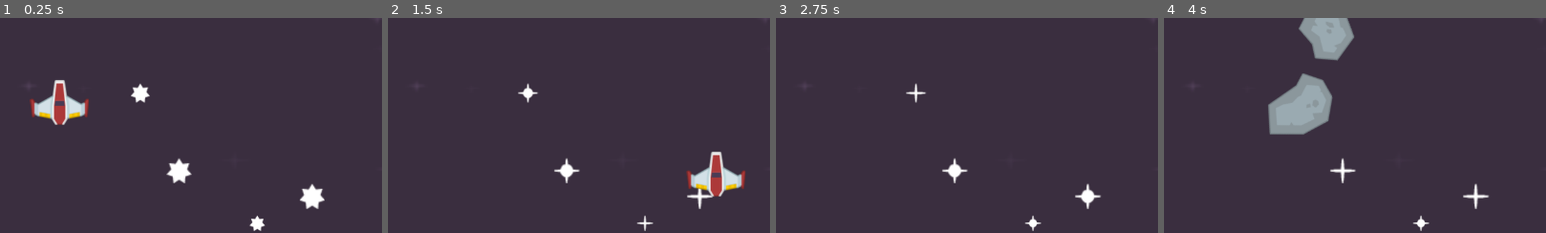
Above: before the commit, frames 1-4 (left to right).
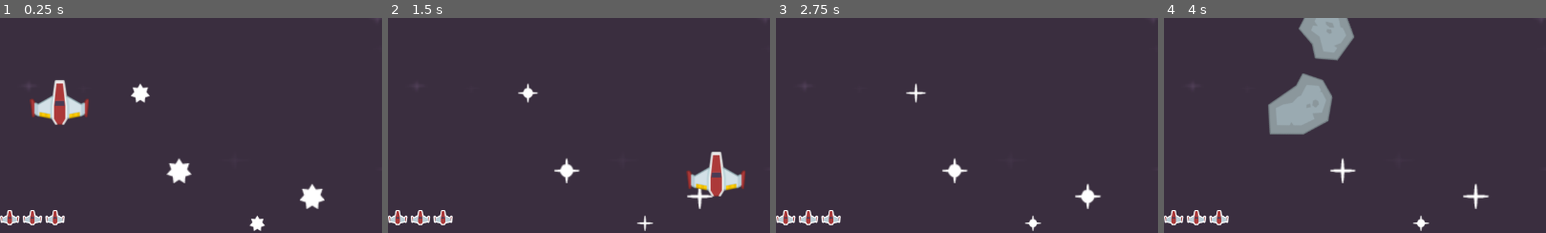
Above: after the commit, the same moments.

Repository: ericjohnadamos/space_shooter
Game: Godot game, scene res://Scene/level.tscn
Two runs of this game, one before a commit and one after it. Both use one fixed random seed, a clock stepped at 60 frames per second and the inputs below.
Inputs (mouse positions are % of the whole screen's width and height, from its top left):
- Up to frame 1 (0.25 s): no input
- Up to frame 2 (1.5 s): tap Enter at 0.5, 1.35 s; move the mouse to (72, 45) at 0.52 s; hold Right (right) 0.53-1.28 s; tap Space (shoot) at 0.6 s; click (72, 45) at 0.67 s; move the mouse to (30, 55) at 1.27 s; hold Down (down) from 1.28 s (still down)
- Up to frame 3 (2.75 s): move the mouse to (60, 28) at 2.02 s; release Down (down) at 2.03 s; hold Right (right) from 2.03 s (still down); tap F at 2.1 s
- Up to frame 4 (4 s): move the mouse to (45, 70) at 2.77 s; release Right (right) at 2.78 s; hold Up (up) 2.78-3.53 s; tap Space (shoot) at 2.85 s; click (45, 70) at 2.92 s; move the mouse to (80, 65) at 3.52 s; hold Left (left) from 3.53 s (still down); tap Enter at 3.6 s
The pictures show only the part of the screen within x 0-50%, y 50-100%; the shares and areas given below are measured in that part.

The runs differ from the first frame. In frame 1, 0.7% of the frame differs, in the area x 0-17%, y 89-97%; in frame 2, 0.7%; in frame 3, 0.7%; in frame 4, 0.7%.

Commit message:
Add player life layout

Diff:
--- a/Scene/level.tscn
+++ b/Scene/level.tscn
@@ -6,6 +6,7 @@
 [ext_resource type="Texture2D" uid="uid://dyvqxpdesp1or" path="res://PNG/Effects/star1.png" id="4_mucai"]
 [ext_resource type="Texture2D" uid="uid://dpt0f5rppey8h" path="res://PNG/Effects/star2.png" id="5_ingxe"]
 [ext_resource type="Texture2D" uid="uid://cov0ogtu3en3" path="res://PNG/Effects/star3.png" id="6_tv2dr"]
+[ext_resource type="Texture2D" uid="uid://c3wvxn5li6ls2" path="res://PNG/UI/playerLife1_red.png" id="7_vol2r"]
 
 [sub_resource type="SpriteFrames" id="SpriteFrames_jn5mr"]
 animations = [{
@@ -196,9 +197,22 @@
 offset_top = -40.0
 offset_right = 40.0
 grow_vertical = 0
+theme_override_constants/separation = 5
 
 [node name="TextureRect" type="TextureRect" parent="CanvasLayer/HBoxContainer"]
 layout_mode = 2
+texture = ExtResource("7_vol2r")
+stretch_mode = 2
+
+[node name="TextureRect2" type="TextureRect" parent="CanvasLayer/HBoxContainer"]
+layout_mode = 2
+texture = ExtResource("7_vol2r")
+stretch_mode = 2
+
+[node name="TextureRect3" type="TextureRect" parent="CanvasLayer/HBoxContainer"]
+layout_mode = 2
+texture = ExtResource("7_vol2r")
+stretch_mode = 2
 
 [connection signal="laser" from="Player" to="." method="_on_player_laser"]
 [connection signal="timeout" from="MeteorTimer" to="." method="_on_meteor_timer_timeout"]
Not shown: 1 places in Scene/level.tscn that only renumber resources
